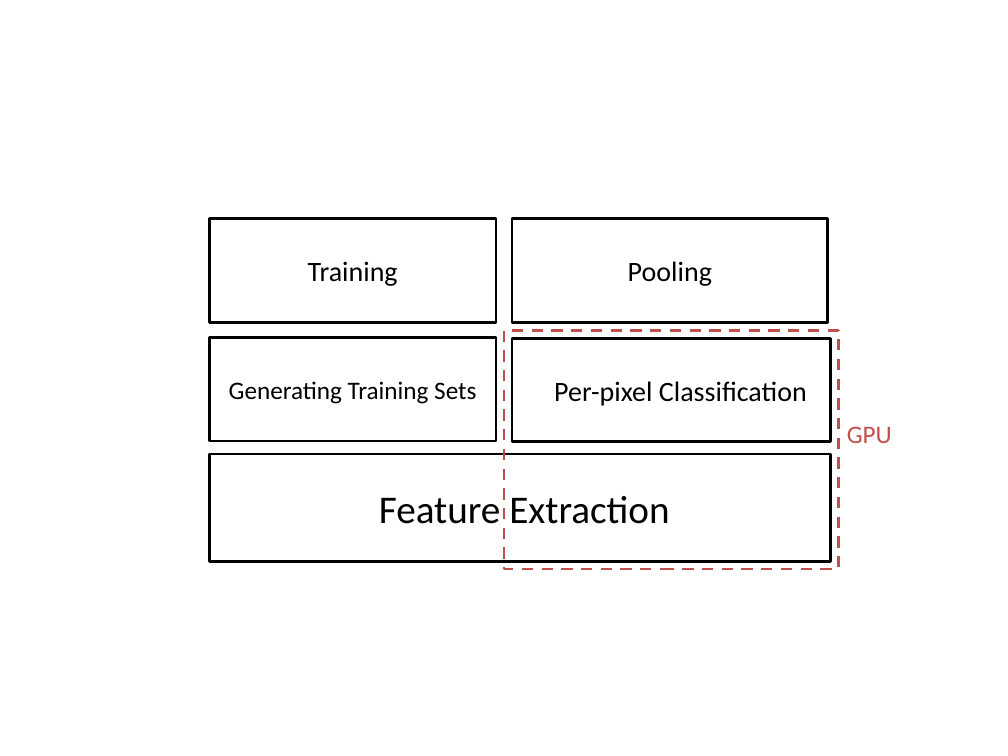
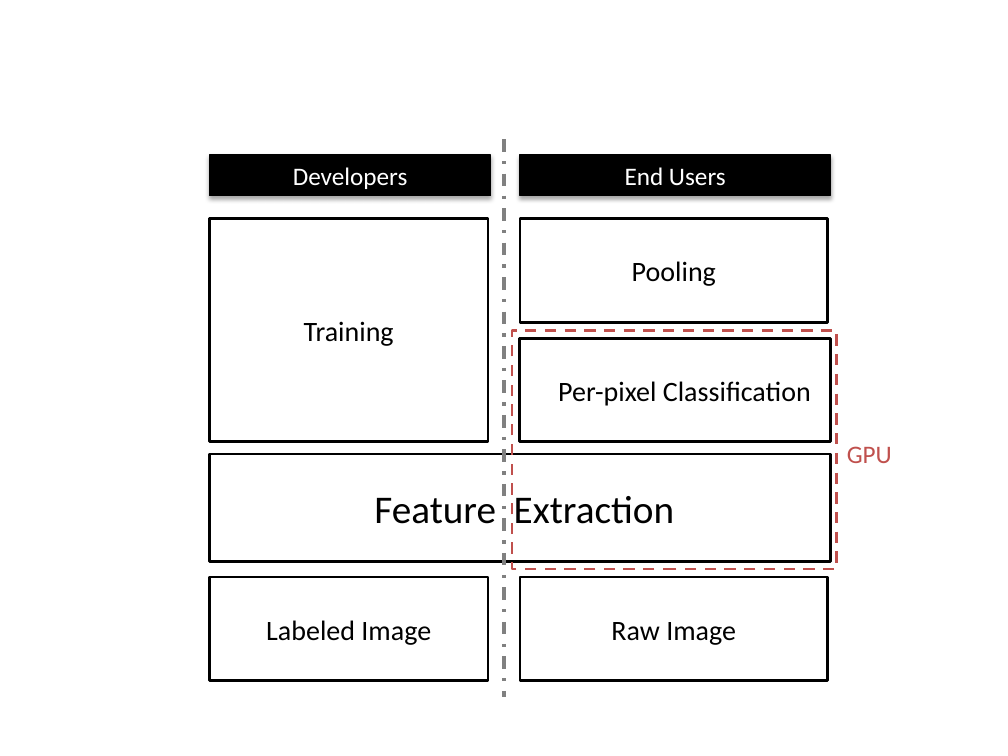
Before and after one commit to arunganesan/hand-gesture-recognition, a slide deck: slide 1 of Paper/fig/SystemArchitecture.pptx. Drawn at 1008x756 pixels with LibreOffice and Linux fonts; fonts in the diff are those of the drawing. Boxes give left, top, right and bottom in pixels: in the first picture for what was removed or moved away, otherwise in the second. Text is boxed around its words. In the diff, an @@ line names an element or a change of style, - is before the commit and + after.

```diff
--- a/Paper/fig/SystemArchitecture.pptx
+++ b/Paper/fig/SystemArchitecture.pptx
@@ line added from (504, 139) to (504, 697), #808080 2.25 pt dashed @@
@@ rectangle added at (210,155,491,196), fill #000000, outline #000000 0.75 pt, 18 pt, text #FFFFFF @@
+Developers
@@ rectangle added at (520,155,831,196), fill #000000, outline #000000 0.75 pt, 18 pt, text #FFFFFF @@
+End Users
@@ rectangle "Training": place and size @@
-rectangle "Training" at (210,219,496,323)
+rectangle "Training" at (210,219,488,442)
@@ rectangle "Pooling": place and size @@
-rectangle "Pooling" at (512,219,828,323)
+rectangle "Pooling" at (520,219,828,323)
@@ rectangle removed at (210,338,496,442) @@
-Generating Training Sets
@@ rectangle: place and size @@
-rectangle at (504,331,839,570)
+rectangle at (512,331,837,570)
@@ rectangle "Per-pixel Classification": place and size @@
-rectangle "Per-pixel Classification" at (512,339,831,443)
+rectangle "Per-pixel Classification" at (520,339,831,443)
@@ text "GPU": place and size @@
-text "GPU" at (847,426,892,443)
+text "GPU" at (847,446,892,463)
@@ rectangle added at (210,577,488,680), fill #FFFFFF, outline #000000 2 pt, 20 pt, text #000000 @@
+Labeled Image
@@ rectangle added at (520,577,828,680), fill #FFFFFF, outline #000000 2 pt, 20 pt, text #000000 @@
+Raw Image
```
Also in this commit, not shown: 2 other files.
